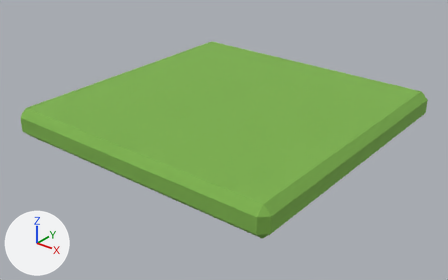
Before and after pictures for a commit that changed the FBX model client/CityBuilder/Assets/_Project/Art/Resources/Models/common/tile_grass.fbx.
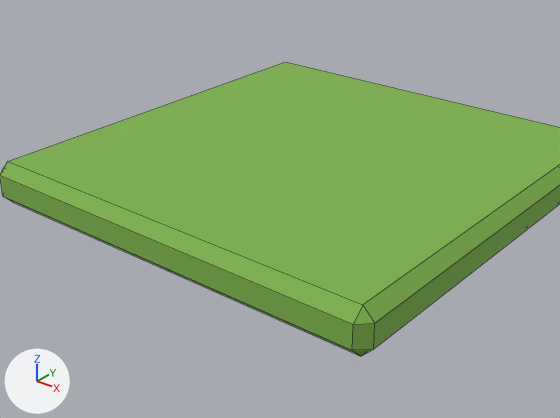
The first picture shows the older version from a 50 mm camera at (1.201, -1.534, 0.792) aimed at (0.019, -0.056, -0.125). The close-ups show the older and then the newer version on the part from 5% to 88% of the width and 0% to 100% of the height of that picture. Only the edits that show in the close-ups are written down. Every picture has the same lights, and +X, +Y and +Z are marked at lower left. The close-ups show mesh edges as thin lines. Where no turn or scale is listed for an object, it has been applied to the vertices.

In view in the first close-up: 'tile_grass'.
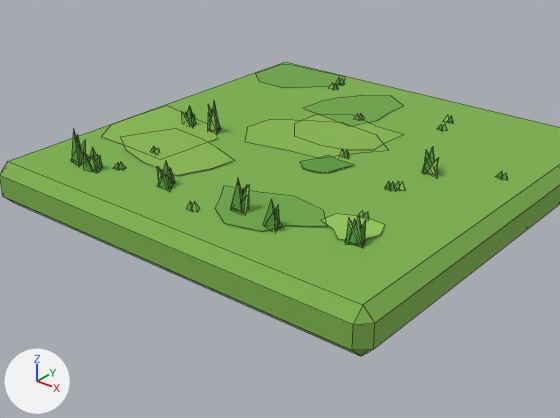
The change, as a list of edits to the scene's bpy script:
```text
Change me_tile_grass:
    used by ob_tile_grass; location = (0.0, 0.0, 0.0)
    remove me_tile_grass.from_pydata(...)  # 24 vertices, 26 faces; spans x -0.5..0.5, y -0.5..0.5, z -0.1..0.0
    add me_tile_grass.from_pydata(...)  # 112 vertices, 35 faces; spans x -0.5..0.5, y -0.5..0.5, z -0.1..0.004
    me_tile_grass part 1
    88 vertices are added at x -0.465..0.363, y -0.404..0.465, z 0.001..0.004
    9 new faces join them
Add me_details:
    me_details.from_pydata(...)  # 320 vertices, 320 faces; spans x -0.364..0.426, y -0.402..0.421, z -0.005..0.081
    me_details.materials.append(mat_m_palette_era1)  # picture img_palette_era1_png
Add ob_details:
    ob_details = bpy.data.objects.new('Details', me_details)
    ob_details.location = (0.0, 0.0, 0.0)
```

Where the change shows, as pixel boxes (x1, y1, x2, y2) in the close-ups (560 x 418 px):
'Details', added: after (71, 78, 507, 248)
part 1 of me_tile_grass, added (green): after (101, 64, 404, 240)
